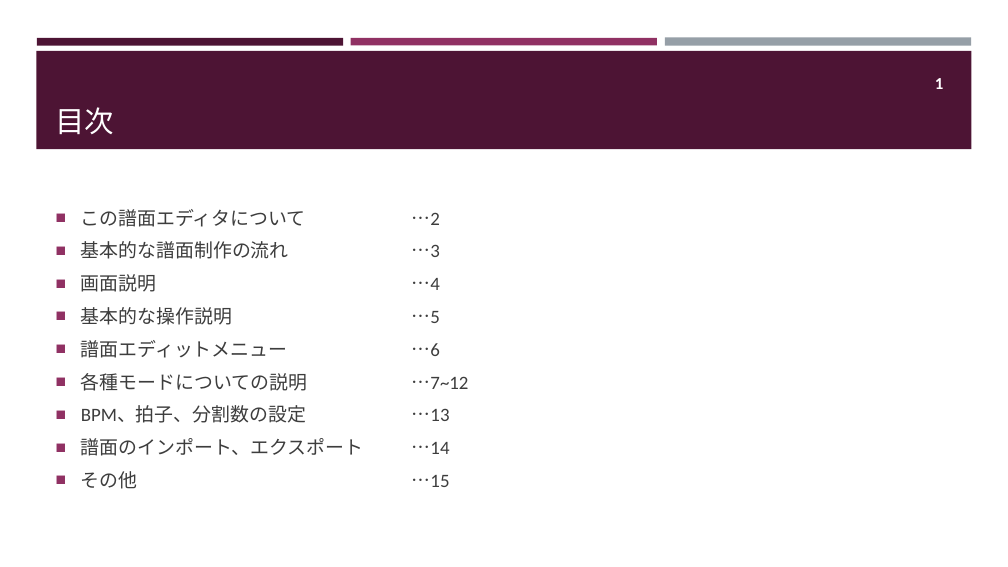
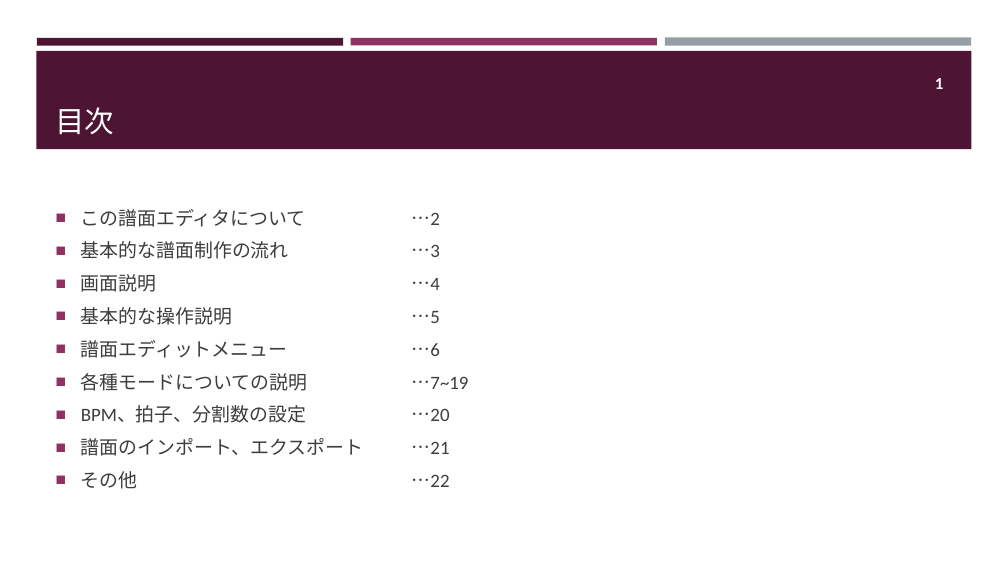
Before and after one commit to mumiroMurorin/MURORYTHM_DIMENTION, a slide deck: slide 2 of Assets/ChartEditor/Texture/Explanation/ChartEditor説明書.pptx. Drawn at 1008x567 pixels with LibreOffice and Linux fonts; fonts in the diff are those of the drawing. Boxes give left, top, right and bottom in pixels: in the first picture for what was removed or moved away, otherwise in the second. Text is boxed around its words. In the diff, an @@ line names an element or a change of style, - is before the commit and + after.

```diff
--- a/Assets/ChartEditor/Texture/Explanation/ChartEditor説明書.pptx
+++ b/Assets/ChartEditor/Texture/Explanation/ChartEditor説明書.pptx
@@ text at bbox=[81, 373, 469, 489]: text changed @@
-■ 各種モードについての説明 …7~12
-■ BPM、拍子、分割数の設定 …13
-■ 譜面のインポート、エクスポート …14
-■ その他 …15
+■ 各種モードについての説明 …7~19
+■ BPM、拍子、分割数の設定 …20
+■ 譜面のインポート、エクスポート …21
+■ その他 …22
```
Also in this commit, not shown: 10 other slides changed, 7 slides added, 44 other files.
